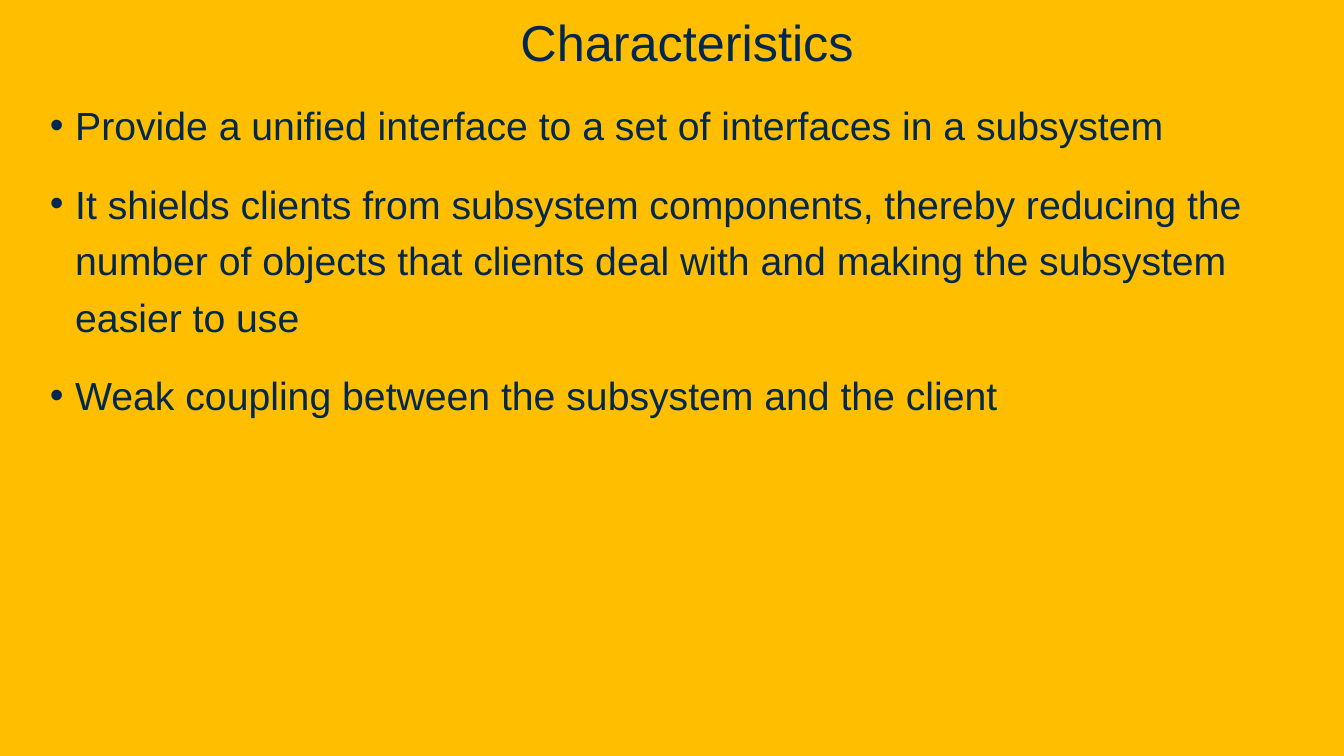
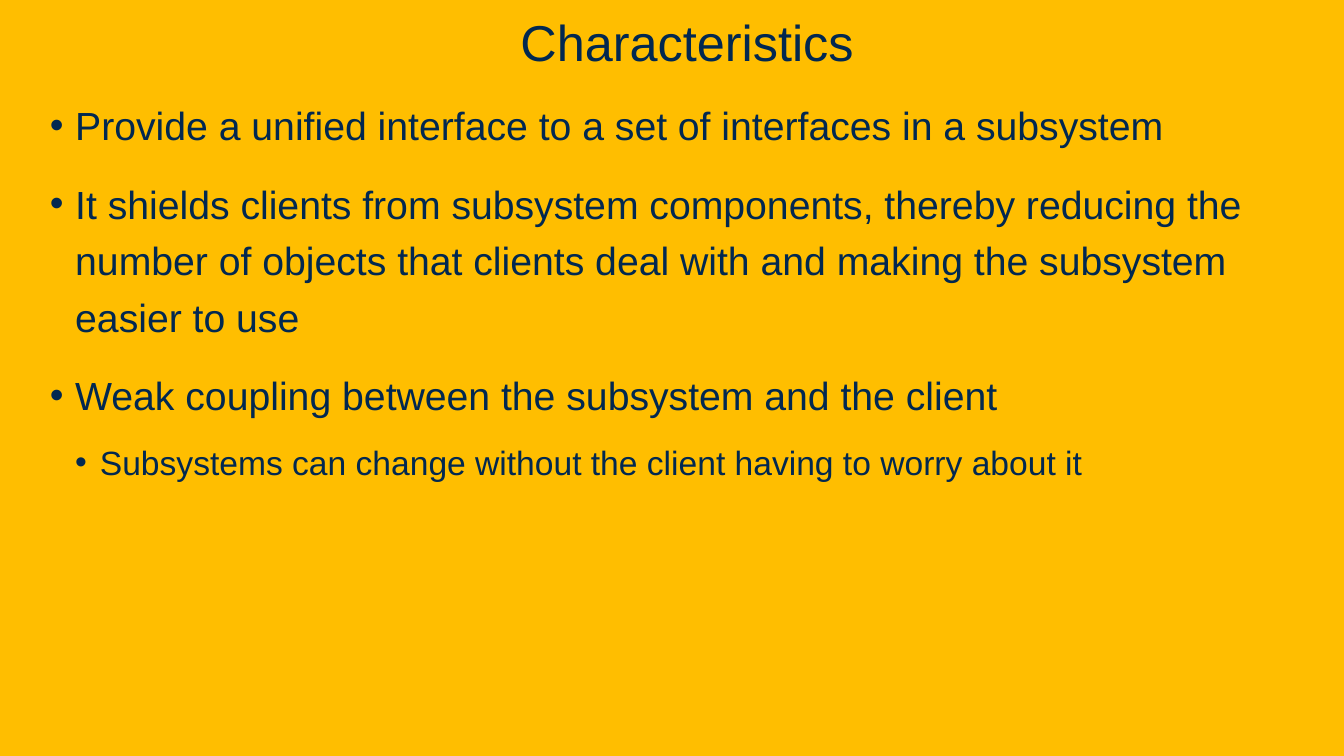
Before and after one commit to davsec-teaching/ECS160-Winter2025, a slide deck: slide 81 of slides/8_design_patterns.pptx. Drawn at 1344x756 pixels with LibreOffice and Linux fonts; fonts in the diff are those of the drawing; background and template pictures are left out. Boxes give left, top, right and bottom in pixels: in the first picture for what was removed or moved away, otherwise in the second. Text is boxed around its words. In the diff, an @@ line names an element or a change of style, - is before the commit and + after.

```diff
--- a/slides/8_design_patterns.pptx
+++ b/slides/8_design_patterns.pptx
@@ text at (100,450,1082,482): paragraph added @@
+  • Subsystems can change without the client having to worry about it
```
Also in this commit, not shown: 17 other slides changed, 1 slide added.
